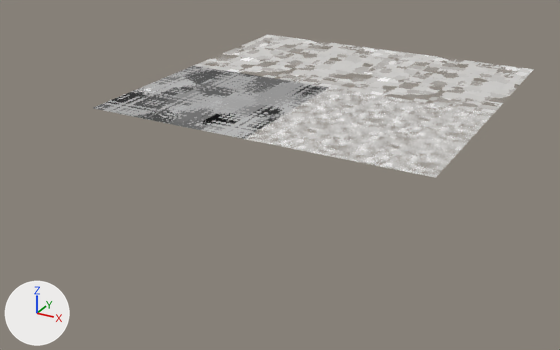
One commit to the Blender file camos.blend: the scene before it, then after it.
Rendered twice from a 50 mm camera at (4.85, -7.25, 2.81) aimed at (1.13, -0.49, -0.57). Arrows for +X, +Y and +Z are at lower left; the lights stay in place. The first picture is the older version.

Script lines for the objects in view, before the commit:
```python
me_plane_001 = bpy.data.meshes.new('Plane.001')
me_plane_001.from_pydata(...)  # 4 vertices, 1 face; spans x -1.0..1.0, y -1.0..1.0, z 0.0
me_plane_001.materials.append(mat_tiling_4)
me_plane_002 = bpy.data.meshes.new('Plane.002')
me_plane_002.from_pydata(...)  # 4 vertices, 1 face; spans x -1.0..1.0, y -1.0..1.0, z 0.0
me_plane_002.materials.append(mat_tiling_6)
me_plane_003 = bpy.data.meshes.new('Plane.003')
me_plane_003.from_pydata(...)  # 4 vertices, 1 face; spans x -1.0..1.0, y -1.0..1.0, z 0.0
me_plane_003.materials.append(mat_tiling_3)
me_plane_004 = bpy.data.meshes.new('Plane.004')
me_plane_004.from_pydata(...)  # 4 vertices, 1 face; spans x -1.0..1.0, y -1.0..1.0, z 0.0
me_plane_004.materials.append(mat_tiling_3)
ob_plane = bpy.data.objects.new('Plane', me_plane_001)
ob_plane.location = (0.0, 0.0, 0.0)
ob_plane_001 = bpy.data.objects.new('Plane.001', me_plane_002)
ob_plane_001.location = (2.0, 0.0, 0.0)
ob_plane_002 = bpy.data.objects.new('Plane.002', me_plane_003)
ob_plane_002.location = (2.0, 2.0, 0.0)
ob_plane_003 = bpy.data.objects.new('Plane.003', me_plane_004)
ob_plane_003.location = (0.0, 2.0, 0.0)
```
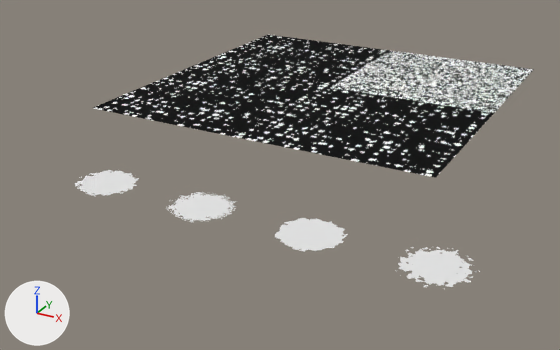
Where the change shows, as pixel boxes [x1, y1, x2, y2] in the pictures (560 x 350 px):
'Plane.001', recoloured (white to black)
    both: [247, 87, 490, 178]
'Plane', recoloured (grey to black)
    both: [93, 66, 329, 139]
'Plane.002', recoloured
    both: [331, 50, 534, 113]
'Plane.003', recoloured (darker)
    both: [194, 35, 390, 87]
'Plane.007', added
    after: [395, 247, 480, 287]
'Plane.006', added
    after: [275, 218, 348, 252]
'Plane.005', added
    after: [168, 192, 236, 223]
'Plane.004', added
    after: [75, 170, 139, 197]

Patch to the scene script:
```diff
--- a/camos.blend.py
+++ b/camos.blend.py
@@ ng_tiling @@
+ng_tiling = bpy.data.node_groups.new('tiling', 'ShaderNodeTree')
+# nodes: CombineXYZ, Math, SeparateXYZ, VectorMath
@@ mat_tiling_13 @@
+mat_tiling_13 = bpy.data.materials.new('tiling-13')
+# nodes: BsdfDiffuse, CombineXYZ, Group, Math, OutputMaterial, SeparateXYZ, TexVoronoi, UVMap, ValToRGB, Value, VectorMath
+# colours: black #191919, white #ffffff
@@ mat_tiling_11 @@
+mat_tiling_11 = bpy.data.materials.new('tiling-11')
+# nodes: BsdfDiffuse, Group, Math, OutputMaterial, TexVoronoi, TexWave, UVMap, ValToRGB
+# colours: dark grey #333333, white #ffffff
@@ mat_mask_4 @@
+mat_mask_4 = bpy.data.materials.new('mask-4')
+# nodes: BsdfDiffuse, BsdfTransparent, Math, MixShader, OutputMaterial, TexCoord, TexVoronoi, VectorMath
@@ mat_mask_3 @@
+mat_mask_3 = bpy.data.materials.new('mask-3')
+# nodes: BsdfDiffuse, BsdfTransparent, Math, MixShader, OutputMaterial, TexCoord, TexVoronoi, VectorMath
@@ mat_mask_2 @@
+mat_mask_2 = bpy.data.materials.new('mask-2')
+# nodes: BsdfDiffuse, BsdfTransparent, Math, MixShader, OutputMaterial, TexCoord, TexVoronoi, VectorMath
@@ mat_mask_1 @@
+mat_mask_1 = bpy.data.materials.new('mask-1')
+# nodes: BsdfDiffuse, BsdfTransparent, Math, MixShader, OutputMaterial, TexCoord, TexVoronoi, VectorMath
@@ me_plane_001 @@
 me_plane_001.from_pydata(...)  # 4 vertices, 1 face; spans x -1.0..1.0, y -1.0..1.0, z 0.0
-me_plane_001.materials.append(mat_tiling_4)
+me_plane_001.materials.append(mat_tiling_13)
@@ me_plane_002 @@
 me_plane_002.from_pydata(...)  # 4 vertices, 1 face; spans x -1.0..1.0, y -1.0..1.0, z 0.0
-me_plane_002.materials.append(mat_tiling_6)
+me_plane_002.materials.append(mat_tiling_13)
@@ me_plane_003 @@
 me_plane_003.from_pydata(...)  # 4 vertices, 1 face; spans x -1.0..1.0, y -1.0..1.0, z 0.0
-me_plane_003.materials.append(mat_tiling_3)
+me_plane_003.materials.append(mat_tiling_11)
@@ me_plane_004 @@
 me_plane_004.from_pydata(...)  # 4 vertices, 1 face; spans x -1.0..1.0, y -1.0..1.0, z 0.0
-me_plane_004.materials.append(mat_tiling_3)
+me_plane_004.materials.append(mat_tiling_13)
@@ me_plane_007 @@
+me_plane_007.from_pydata(...)  # 4 vertices, 1 face; spans x -0.5..0.5, y -0.5..0.5, z 0.0
+me_plane_007.materials.append(mat_mask_4)
@@ me_plane_006 @@
+me_plane_006.from_pydata(...)  # 4 vertices, 1 face; spans x -0.5..0.5, y -0.5..0.5, z 0.0
+me_plane_006.materials.append(mat_mask_3)
@@ me_plane_005 @@
+me_plane_005.from_pydata(...)  # 4 vertices, 1 face; spans x -0.5..0.5, y -0.5..0.5, z 0.0
+me_plane_005.materials.append(mat_mask_2)
@@ me_plane @@
+me_plane.from_pydata(...)  # 4 vertices, 1 face; spans x -0.5..0.5, y -0.5..0.5, z 0.0
+me_plane.materials.append(mat_mask_1)
@@ ob_plane_007 @@
+ob_plane_007 = bpy.data.objects.new('Plane.007', me_plane_007)
+ob_plane_007.location = (3.5, -2.5, 0.0)
@@ ob_plane_006 @@
+ob_plane_006 = bpy.data.objects.new('Plane.006', me_plane_006)
+ob_plane_006.location = (2.5, -2.5, 0.0)
@@ ob_plane_005 @@
+ob_plane_005 = bpy.data.objects.new('Plane.005', me_plane_005)
+ob_plane_005.location = (1.5, -2.5, 0.0)
@@ ob_plane_004 @@
+ob_plane_004 = bpy.data.objects.new('Plane.004', me_plane)
+ob_plane_004.location = (0.5, -2.5, 0.0)
```
